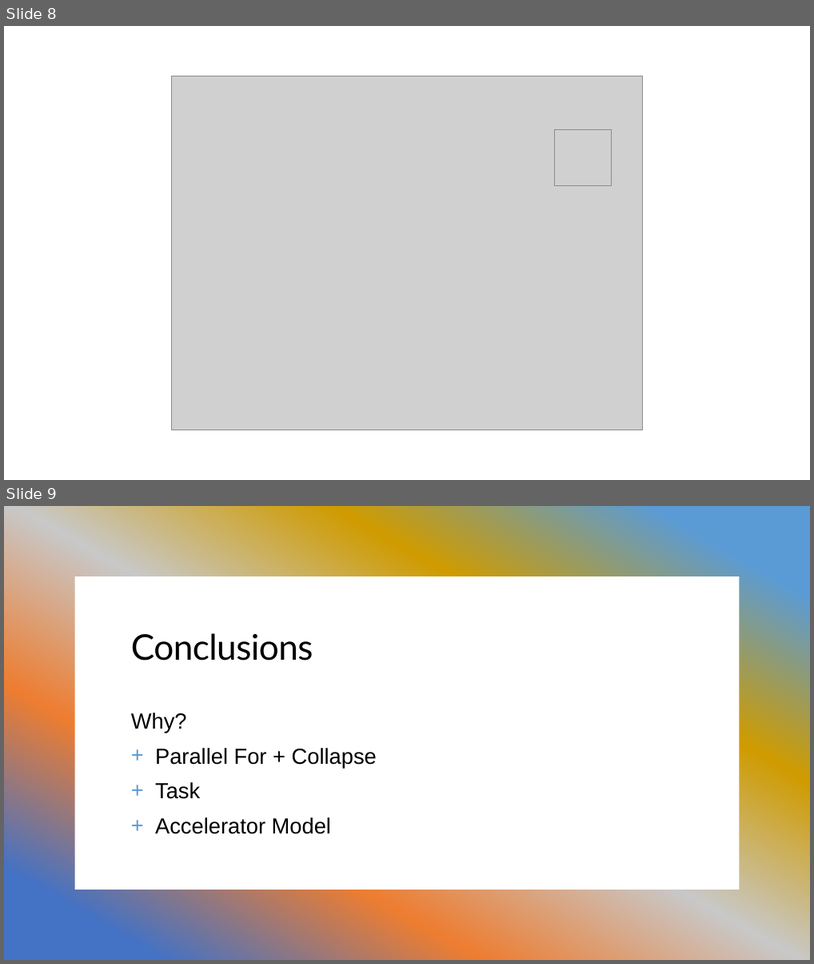
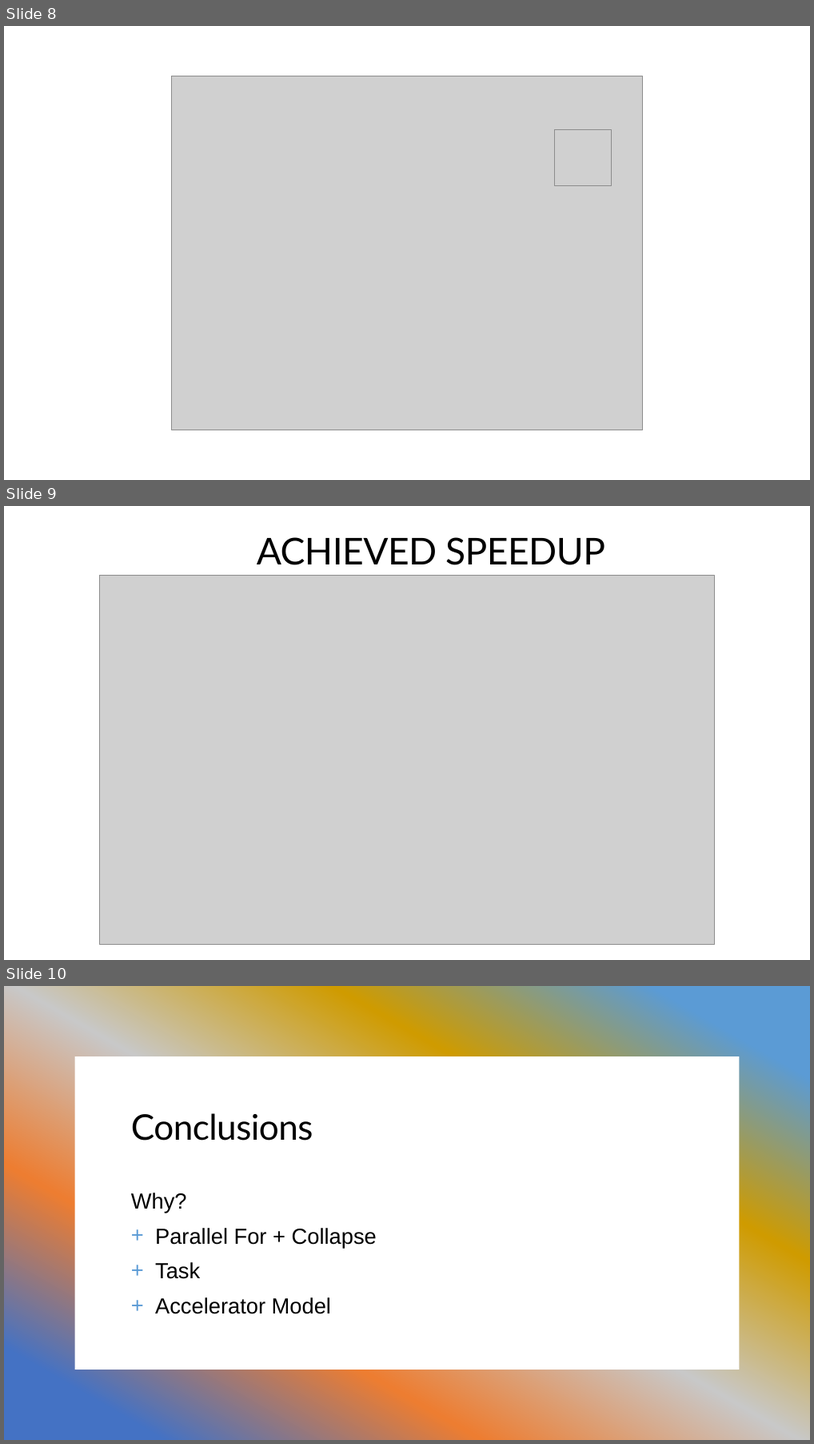
Before and after one commit to salor02/assignment-HPC, a slide deck: assignment-1/ATAX Problem Optimization.pptx. Shown one above the other, each under a label of ours: slides 8 and 9 before the commit, slides 8, 9 and 10 after it. The pictures are 814x964 and 814x1444 pixels, drawn with LibreOffice and Linux fonts; fonts in the diff are those of the drawing; grey boxes stand for pictures. Boxes give left, top, right and bottom in pixels: in the first picture for what was removed or moved away, otherwise in the second. Text is boxed around its words. In the diff, an @@ line names an element or a change of style, - is before the commit and + after.

```diff
--- a/assignment-1/ATAX Problem Optimization.pptx
+++ b/assignment-1/ATAX Problem Optimization.pptx
@@ slide 9 added at [4,506,810,960], background #FFFFFF; not listed: 1 template element that a slide beside it also shows @@
@@ freeform shape added at [4,506,810,910], fill gradient #5B9BD5 to #CF9B00 to #C8C8C8 to #ED7D31 to #4472C4 @@
@@ rectangle added at [4,506,810,960], fill #FFFFFF @@
@@ title added at [257,537,606,565], 44 pt, text #000000 @@
+ACHIEVED SPEEDUP
@@ picture added at [99,575,715,944] @@
@@ what was slide 9 is now slide 10 @@
```
Also in this commit, not shown: 3 slides changed, 1 other slide added, 1 slide removed.
